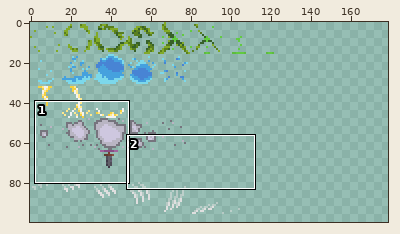
Pixel-art file: Assets/Sprites/atlas - spells.aseprite. Above, an overview of the earlier version with the close-up marked.
Close-up. The starting point:
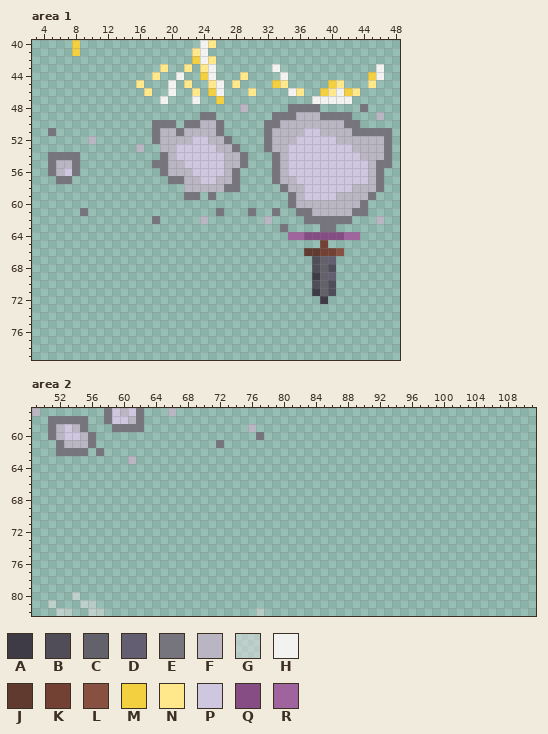
256x256 pixels, 1 frame. Colours within 5 levels of each other are drawn and written as one. Shown: area 1: x 3..48, y 40..79; area 2: x 49..111, y 57..82. The old version is drawn lined up with the new one. The wide view leaves out empty margins. The commit also changed other parts of the picture, which this record leaves out.
Palette (. is transparent): A #3e3b47  B #504d59  C #636169  D #635e71  E #76747d  F #b9b5c3  G #dfdfdf88  H #f2f2f0  J #603a2f  K #734134  L #885041  M #f3d040  N #ffe88c  P #cec7df  Q #854d84  R #9f649e
Pixels before, area 1, first column x 5:
40 ...M...............HN......................
41 ...M..............NH.......................
42 ..................MHN......................
43 ..............N..N.NH.......H............H.
44 .............N..H..MH...N....H..........MH.
45 ...........N...H.N..NH.N....MN.....MN...N..
46 ............N..H..N.MH...N....HN..MNHMN....
47 ..............H...H..M...........HHHHH.....
48 ........................F.....EEEE.....E...
49 ...................EE.......EEEFFFEEEE...F.
50 .............EEE.EEFFE.....EEFFFFFFFFEE....
51 E............EFFEFFFFE.....EFFFFPPFFFFEEEEE
52 .....F.......EFFFFPPFFE....EFFFPPPPPFFFFFFE
53 ...........F..FFPPPPPFFE...EFFPPPPPPPPFFFFE
54 EEEE..........EFPPPPPPFFE...EFPPPPPPPPPFFFE
55 EFFE.........EEFFPPPPPFFE...EFPPPPPPPPPPFEE
56 EFPE..........EFFFPPPPFE....EFPPPPPPPPPPFE.
57 .EE............EEFFPPFFE....EFFPPPPPPPPPFE.
58 .................FFFFFEE.....EFFPPPPPPFFFE.
59 .................EE.E.........EFPPPPFFFFE..
60 ..............................EFFFFFFFFE...
61 ....E................E...E..E..EEFFFFFEE...
62 .............E.....F.......F....EEEEEE...F.
63 .............................E....EE.......
64 ..............................RRQQQQQRR....
65 ..................................K........
66 ................................JJKKL......
67 .................................BCD.......
68 .................................BCB.......
69 .................................ACD.......
70 .................................BCB.......
71 .................................ACB.......
72 ..................................A........
Pixels before, area 2, first column x 49:
57 F........EPFPE...F...........
58 ..EEEEE..EPPFE...............
59 ..EFPFE...EEEE.............F.
60 ..EFPPFE....................E
61 ...EFFFE...............E.....
62 ...EEEE.E....................
63 ............F................
64 .............................
65 .............................
66 .............................
67 .............................
68 .............................
69 .............................
70 .............................
71 .............................
72 .............................
73 .............................
74 .............................
75 .............................
76 .............................
77 .............................
78 .............................
79 .............................
80 .....G.......................
81 ..G...GG.....................
82 ...GG..GG...................G
After the commit:
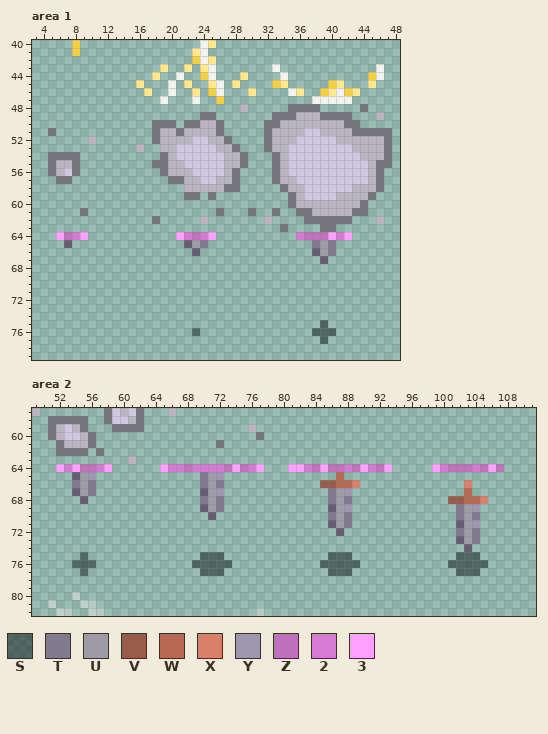
Colours new in this view: S #00000073  T #807b8e  U #9e9ba8  V #995c4b  W #b86853  X #da8068  Y #9d98b0  Z #c071be  2 #d57bd3  3 #fea0fd
The edit:
{"change": "drawings rearranged on the sheet (the old picture shows each at its new place; 16 dropped ones are not shown)"}
{"where": "area 1"}
{"y":64,"x":6,"old":"....","new":"3Z23"}
{"y":64,"x":21,"old":".....","new":"32Z23"}
{"y":64,"x":35,"old":"RRQQQQQRR","new":".2ZZZ323."}
{"y":65,"x":7,"old":".","new":"D"}
{"y":65,"x":22,"old":"...","new":"DUT"}
{"y":65,"x":38,"old":".K.","new":"TUT"}
{"y":66,"x":23,"old":".","new":"D"}
{"y":66,"x":37,"old":"JJKKL","new":".DUT."}
{"y":67,"x":38,"old":"BCD","new":".D."}
{"y":68,"x":38,"old":"BCB","new":"..."}
{"y":69,"x":38,"old":"ACD","new":"..."}
{"y":70,"x":38,"old":"BCB","new":"..."}
{"y":71,"x":38,"old":"ACB","new":"..."}
{"y":72,"x":39,"old":"A","new":"."}
{"y":75,"x":39,"old":".","new":"S"}
{"y":76,"x":23,"old":".","new":"S"}
{"y":76,"x":38,"old":"...","new":"SSS"}
{"y":77,"x":39,"old":".","new":"S"}
{"where": "area 2"}
{"y":64,"x":52,"old":".......","new":"323ZZ23"}
{"y":64,"x":65,"old":".............","new":"322Z2222Z3Z23"}
{"y":64,"x":81,"old":".............","new":"332Z3ZZ2Z32Z3"}
{"y":64,"x":99,"old":".........","new":"32ZZZ2Z3Z"}
{"y":65,"x":54,"old":"...","new":"DUY"}
{"y":65,"x":70,"old":"...","new":"TUY"}
{"y":65,"x":87,"old":".","new":"W"}
{"y":66,"x":54,"old":"...","new":"TUT"}
{"y":66,"x":70,"old":"...","new":"TUT"}
{"y":66,"x":85,"old":".....","new":"VVWWX"}
{"y":66,"x":103,"old":".","new":"X"}
{"y":67,"x":54,"old":"...","new":"DUT"}
{"y":67,"x":70,"old":"...","new":"DUY"}
{"y":67,"x":86,"old":"...","new":"TUY"}
{"y":67,"x":103,"old":".","new":"W"}
{"y":68,"x":55,"old":".","new":"D"}
{"y":68,"x":70,"old":"...","new":"TUT"}
{"y":68,"x":86,"old":"...","new":"TUT"}
{"y":68,"x":101,"old":".....","new":"VVWWX"}
{"y":69,"x":70,"old":"...","new":"DUT"}
{"y":69,"x":86,"old":"...","new":"DUY"}
{"y":69,"x":102,"old":"...","new":"TUY"}
{"y":70,"x":71,"old":".","new":"D"}
{"y":70,"x":86,"old":"...","new":"TUT"}
{"y":70,"x":102,"old":"...","new":"TUT"}
{"y":71,"x":86,"old":"...","new":"DUT"}
{"y":71,"x":102,"old":"...","new":"DUY"}
{"y":72,"x":87,"old":".","new":"D"}
{"y":72,"x":102,"old":"...","new":"TUT"}
{"y":73,"x":102,"old":"...","new":"DUT"}
{"y":74,"x":103,"old":".","new":"D"}
{"y":75,"x":55,"old":".","new":"S"}
{"y":75,"x":70,"old":"...","new":"SSS"}
{"y":75,"x":86,"old":"...","new":"SSS"}
{"y":75,"x":102,"old":"...","new":"SSS"}
{"y":76,"x":54,"old":"...","new":"SSS"}
{"y":76,"x":69,"old":".....","new":"SSSSS"}
{"y":76,"x":85,"old":".....","new":"SSSSS"}
{"y":76,"x":101,"old":".....","new":"SSSSS"}
{"y":77,"x":55,"old":".","new":"S"}
{"y":77,"x":70,"old":"...","new":"SSS"}
{"y":77,"x":86,"old":"...","new":"SSS"}
{"y":77,"x":102,"old":"...","new":"SSS"}
{"label":"added","picture_box":[56,232,88,248]}
{"label":"added","picture_box":[176,232,216,256]}
{"label":"changed","picture_box":[288,232,360,344]}
{"label":"added","picture_box":[192,328,200,336]}
{"label":"added","picture_box":[56,464,112,504]}
{"label":"added","picture_box":[160,464,392,576]}
{"label":"added","picture_box":[432,464,504,576]}
{"label":"added","picture_box":[72,552,96,576]}
